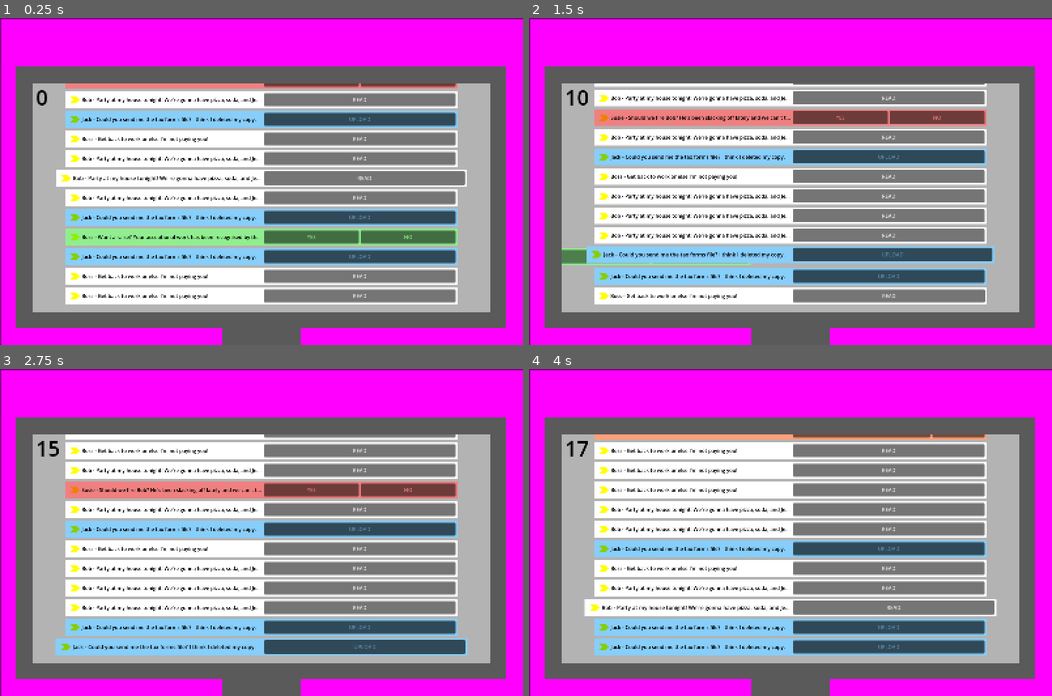
Above: before the commit, frames 1-4 (two rows, left to right).
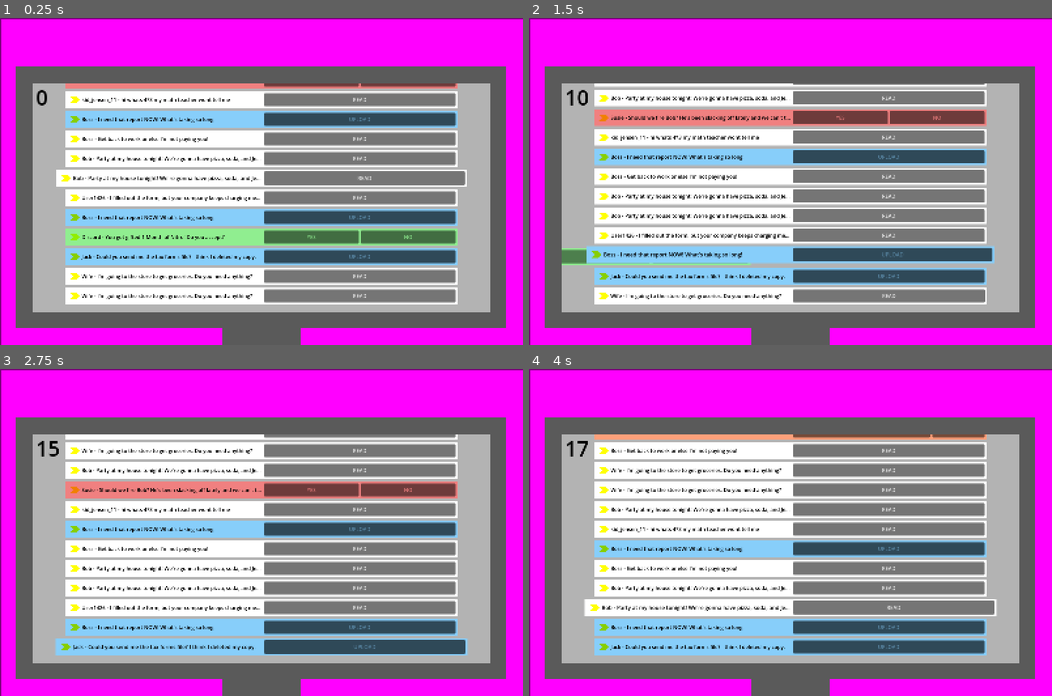
Above: after the commit, the same moments.

Repository: BradBenJoya/GMTK2026
Game: Godot game, scene res://Scenes/main.tscn
Two runs of this game, one before a commit and one after it. Both use one fixed random seed, a clock stepped at 60 frames per second and the inputs below.
Inputs:
- Up to frame 1 (0.25 s): no input
- Up to frame 2 (1.5 s): click "READ" at 0.5 s; click "YES" at 1.25 s
- Up to frame 3 (2.75 s): click "READ" at 2 s
- Up to frame 4 (4 s): click "YES" at 2.75 s; click "READ" at 3.5 s

The runs differ from the first frame. In frame 1, 1.7% of the frame differs, in the area x 15-50%, y 24-86%; in frame 2, 1.5%; in frame 3, 1.3%; in frame 4, 1.2%.

Commit message:
more flavor text

Diff:
--- a/Scenes/email.tscn
+++ b/Scenes/email.tscn
@@ -38,11 +38,11 @@
 
 [node name="FlavorTextController" type="Node" parent="." unique_id=1545654535]
 script = ExtResource("2_hkori")
-read_text = Array[String](["Boss - Get back to work or else  …(78 unchanged characters)… , soda, and Jenny is gonna be there. ;)"])
-decision_good_text = Array[String](["Boss - Want a raise? Your acceptional work has been recognised by the other staff.", "Discord - You got gifted 1 Month of Nitro! Do you accept?"])
-decision_bad_text = Array[String](["Susie - Should we fire Bob? He's been slacking off lately and we can't tell if he's actually in this company", "Wife - Take a day off! You could help around the house instead of being at work!"])
-spam_text = Array[String](["LOTTERY - You wun $10,,000!1!!!!11!!!", "Amasun - Plz confirm your acount we need to confrm it"])
-upload_text = Array[String](["Jack - Could you send me the tax forms file? I think I deleted my copy."])
+read_text = Array[String](["Boss - Get back to work or else  …(78 unchanged characters)… , soda, and Jenny is gonna be there. ;)", "Wife - I'm going to the store to get groceries. Do you need anything?", "User1426 - I filled out the form, but your company keeps charging me! If this keeps up I'm going to sue!", "Boss - Jill has called in sick and won't be here for the next couple of weeks.", "kid_jensen_11 - hi whats 4*3 my math teacher wont tell me"])
+decision_good_text = Array[String](["Boss - Want a raise? Your acceptional work has been recognised by the other staff.", "Discord - You got gifted 1 Month of Nitro! Do you accept?", "Colin - I handled the report. Should I send it to you so you can submit it?"])
+decision_bad_text = Array[String](["Susie - Should we fire Bob? He's been slacking off lately and we can't tell if he's actually in this company", "Wife - Take a day off! You could help around the house instead of being at work!", "H@CKER12345 - Hehehe! Give me money or you'll lose everything!"])
+spam_text = Array[String](["LOTTERY - You wun $10,,000!1!!!!11!!!", "Amasun - Plz confirm your acount we need to confrm it", "Itchy - Ur account got hackd. Please call 123-456-7890 to reset ur pasword."])
+upload_text = Array[String](["Jack - Could you send me the tax forms file? I think I deleted my copy.", "Boss - I need that report NOW! What's taking so long!"])
 
 [node name="ReadEmail" type="Node2D" parent="." unique_id=1948475731]
 visible = false
